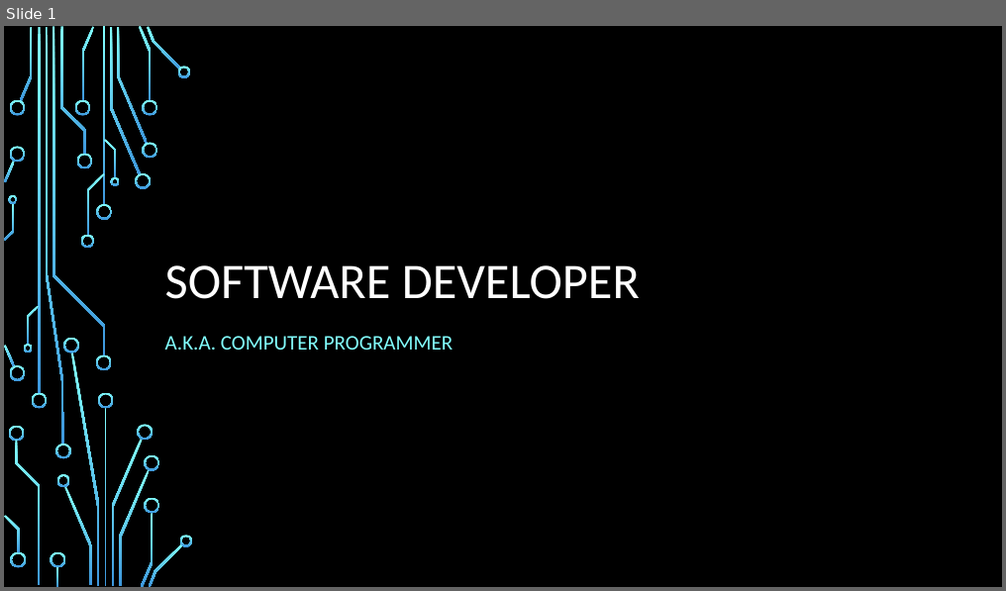
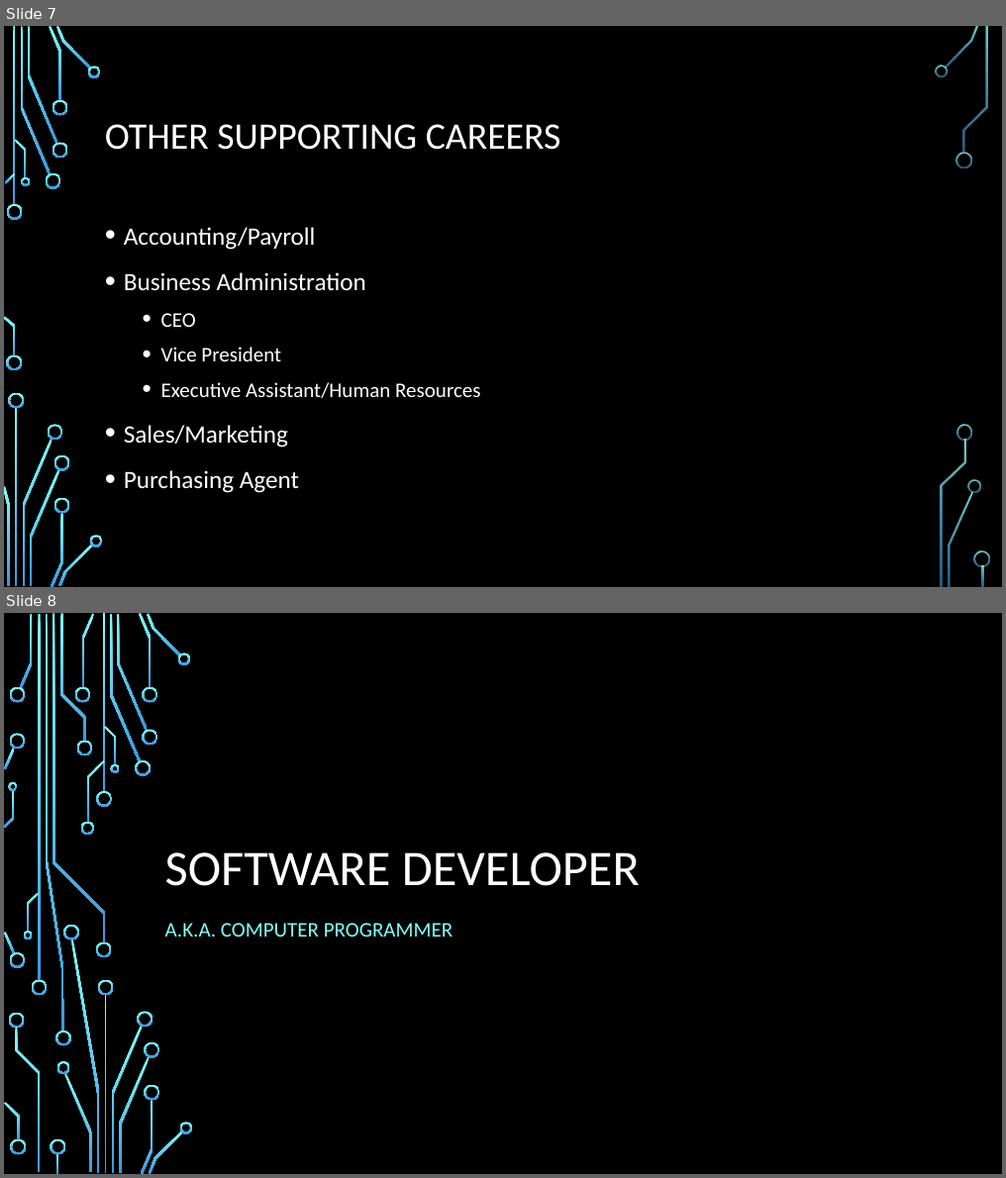
Before and after one commit to daviddcbud/TrainingApp, a slide deck: PowerPointSlids.pptx. Shown one above the other, each under a label of ours: slide 1 before the commit, slides 7 and 8 after it. The pictures are 1006x591 and 1006x1178 pixels, drawn with LibreOffice and Linux fonts; fonts in the diff are those of the drawing; background and template pictures are left out. Boxes give left, top, right and bottom in pixels: in the first picture for what was removed or moved away, otherwise in the second. Text is boxed around its words. In the diff, an @@ line names an element or a change of style, - is before the commit and + after.

```diff
--- a/PowerPointSlids.pptx
+++ b/PowerPointSlids.pptx
@@ slide 7 added at <box>4,26,1002,587</box>, background picture (left out) @@
@@ title added at <box>105,124,561,150</box>, 36 pt, text #FFFFFF @@
+OTHER SUPPORTING CAREERS
@@ text added at <box>124,227,480,493</box>, 24 pt, text #FFFFFF @@
+• Accounting/Payroll
+• Business Administration
+  • CEO
+  • Vice President
+  • Executive Assistant/Human Resources
+• Sales/Marketing
+• Purchasing Agent
@@ group added at <box>4,26,990,587</box>: 33 freeform shapes, 3 rectangles @@
@@ what was slide 1 is now slide 8 @@
```
Also in this commit, not shown: 1 slide changed, 6 other slides added, 4 other files.
